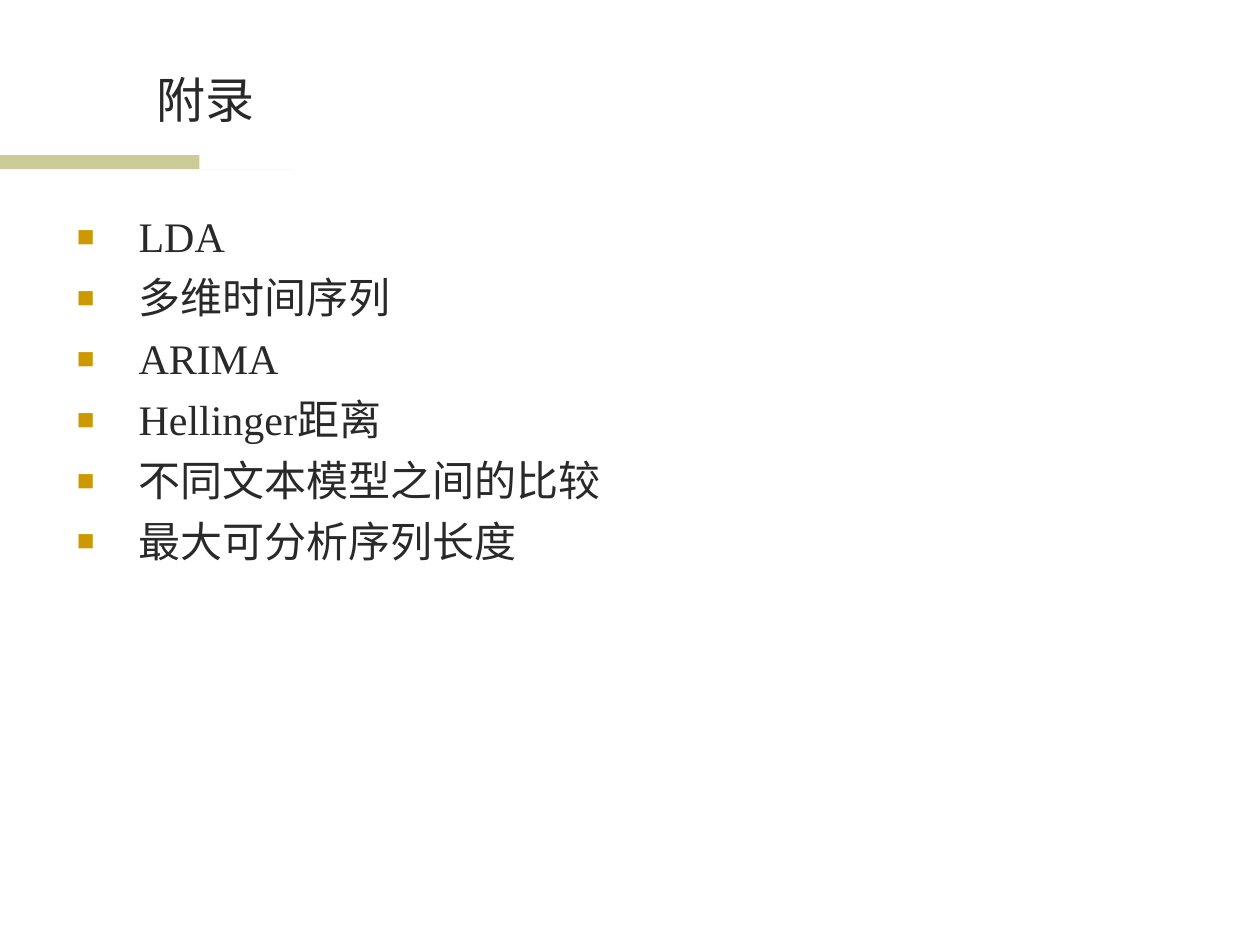
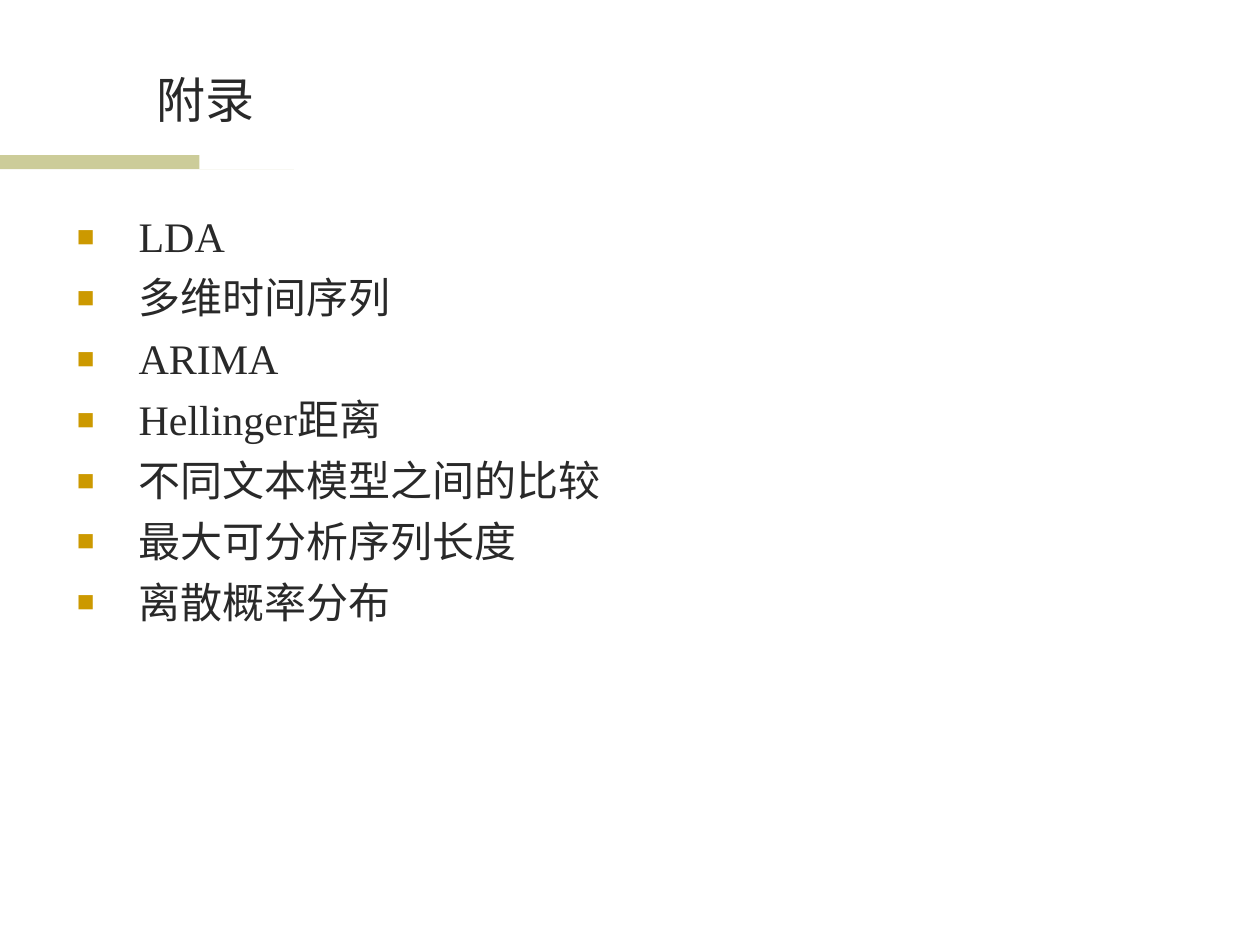
Before and after one commit to wwssttt/NJUThesis, a slide deck: slide 27 of ppt/一种基于时间序列分析的个性化音乐推荐系统及其实现.ppt. Drawn at 1260x945 pixels with LibreOffice and Linux fonts; fonts in the diff are those of the drawing; background and template pictures are left out. Boxes give left, top, right and bottom in pixels: in the first picture for what was removed or moved away, otherwise in the second. Text is boxed around its words. In the diff, an @@ line names an element or a change of style, - is before the commit and + after.

```diff
--- a/ppt/一种基于时间序列分析的个性化音乐推荐系统及其实现.ppt
+++ b/ppt/一种基于时间序列分析的个性化音乐推荐系统及其实现.ppt
@@ text at (139,582,391,622): paragraph added @@
+■ 离散概率分布
```
Also in this commit, not shown: 1 other slide changed, 1 slide added.
